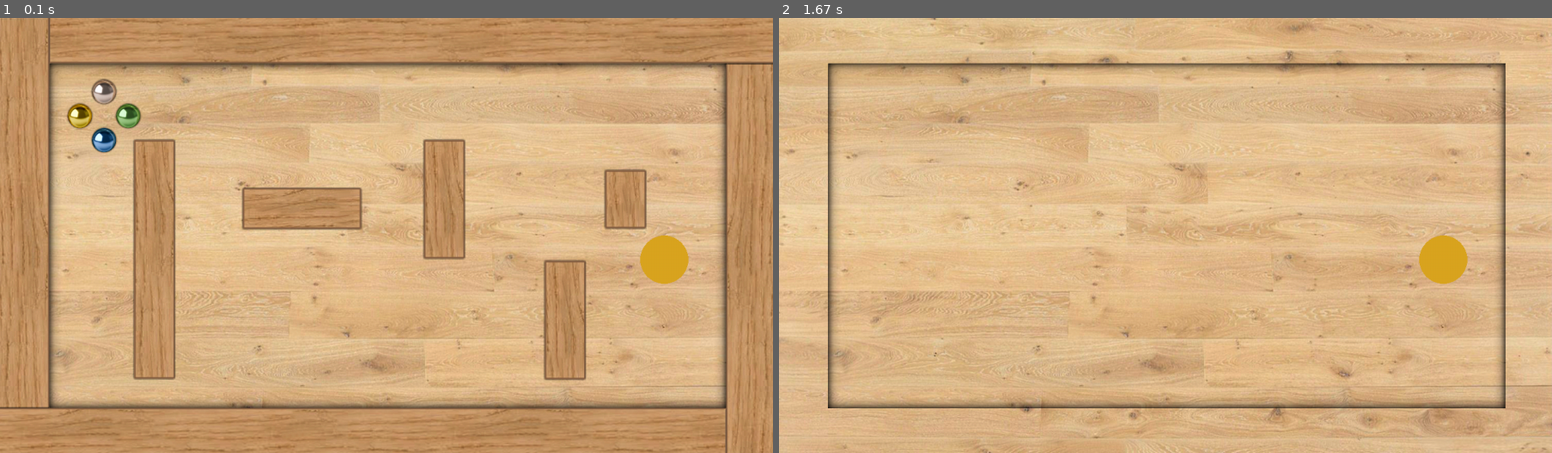
Above: before the commit, frames 1-2 (left to right).
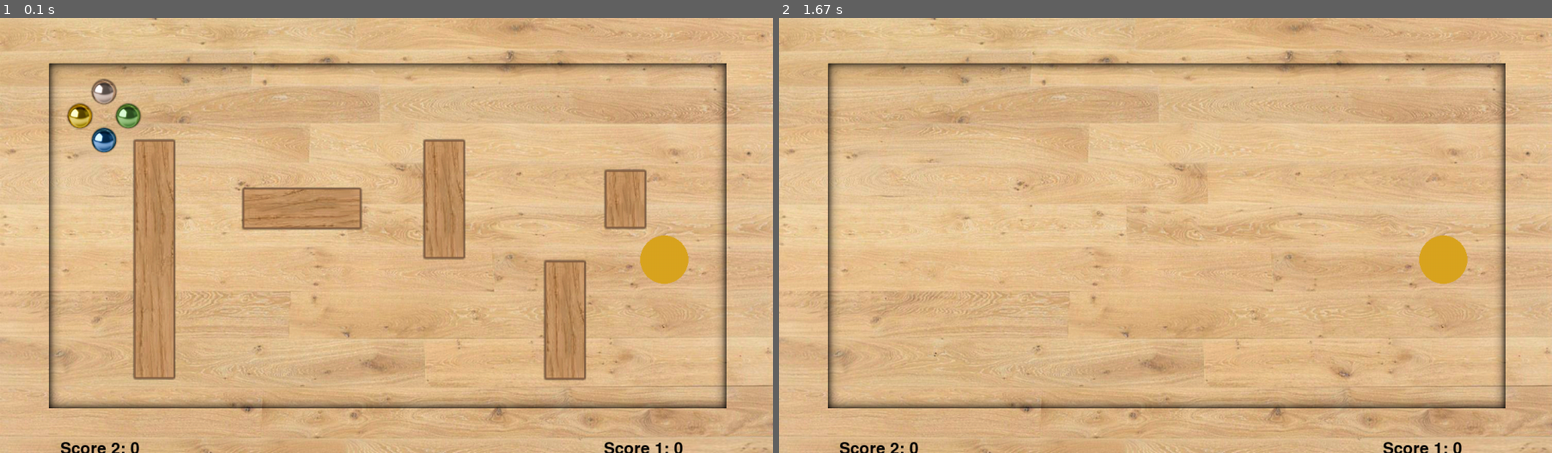
Above: after the commit, the same moments.

Repository: SavrajSian/FPGA-Maze-Game
Game: pygame game, started from pygame_test.py
Same seed, same stepped clock (60 frames per second), same inputs: the game is played once before the commit and once after it.
Inputs:
- Up to frame 1 (0.1 s): no input
- Up to frame 2 (1.67 s): hold Right 0.33-0.8 s; hold Up 0.83-1.3 s

The runs differ from the first frame. In frame 1, 28% of the frame differs, in the area x 0-100%, y 0-100%; in frame 2, 0.2%.

Commit message:
found and fixed another bug

Diff:
--- a/pygame_test.py
+++ b/pygame_test.py
@@ -148,6 +148,9 @@
 running = True
 
 while running:
+	screen.fill([255,255,255])
+	screen.blit(frame, (0, 0))
+
 	screen.blit(bg, (0, 0))
 	screen.blit(frame_shadow, (0, 0))
 	circle2 = pygame.draw.circle(screen, (col1), (int(x_circle2), int(y_circle2)), 40) # temp circle just for functionality.
@@ -159,9 +162,12 @@
 		score += 10; # 10 points for winning. -> to display to fpga.
 
 	font = pygame.font.Font(None, 40)
-	text1 = font.render("Score 1: " + str(score), True, (0, 255, 0))
+	text1 = font.render("Score 1: " + str(score), True, (0, 0, 0))
+	screen.blit(text1, (1000,700))
+	#pygame.display.flip()
 	font = pygame.font.Font(None, 40)
-	text2 = font.render("Score 2: " + str(score), True, (0, 255, 0))
+	text2 = font.render("Score 2: " + str(score), True, (0, 0, 0))
+	screen.blit(text2, (100,700))
 	pygame.display.flip()
 	for ball in balls:
 		if ball != None:
@@ -220,6 +226,6 @@
 			#ball.ball_collision()
 			screen.blit(ball.image, (ball.pos[0], ball.pos[1]))
 
-	screen.blit(frame, (0, 0))
+
 
 	pygame.display.update()
